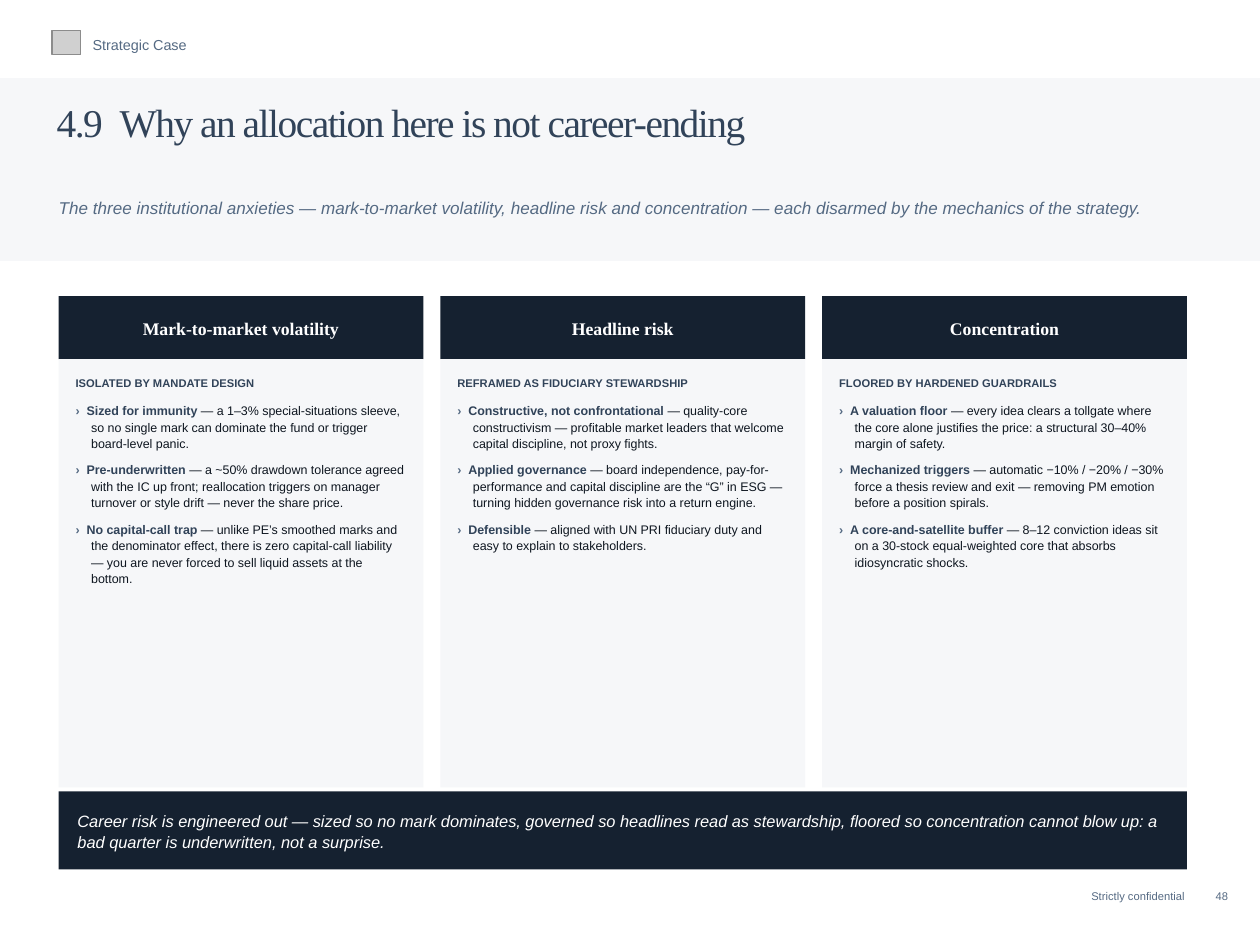
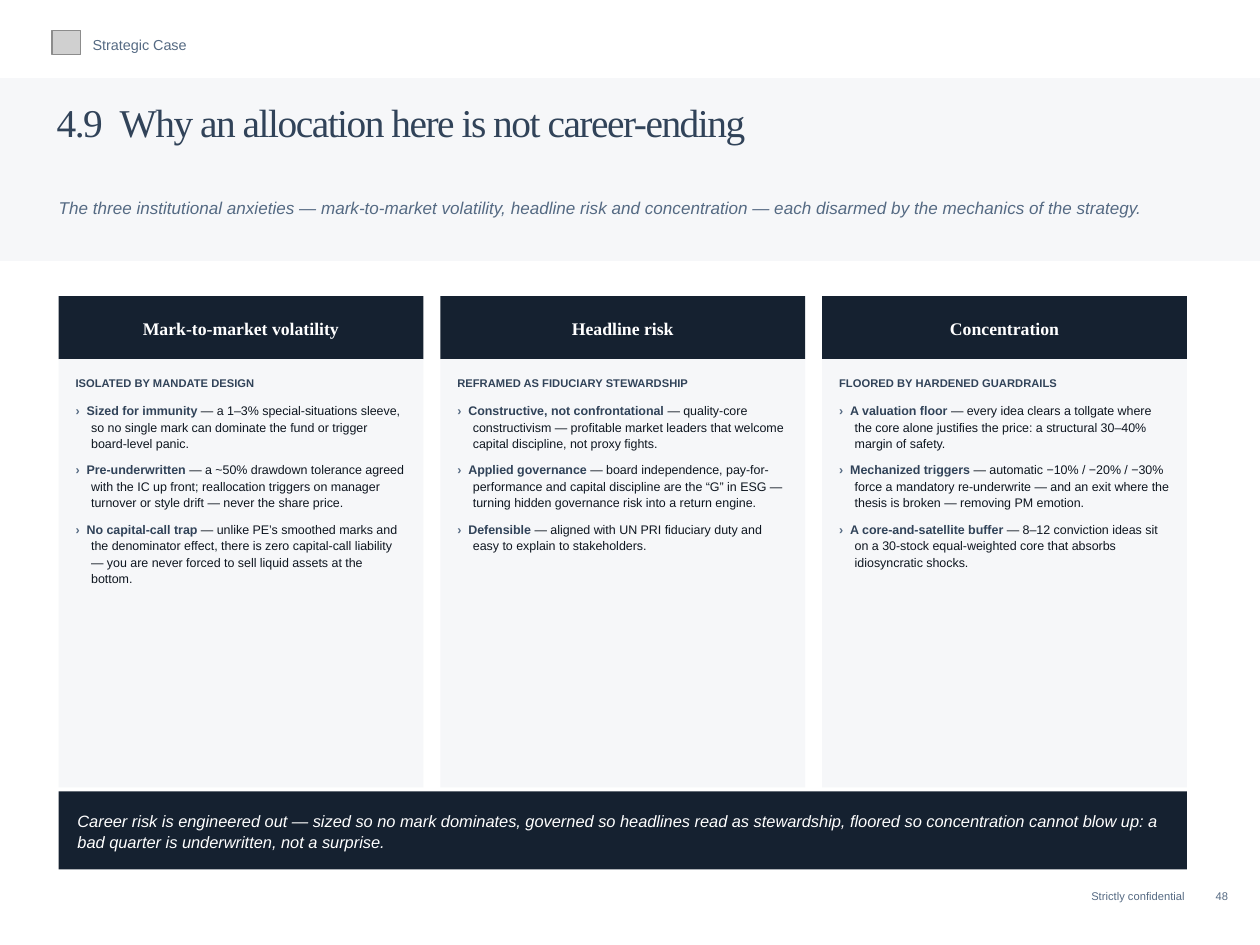
Before and after one commit to charette-lab/Claude, a slide deck: slide 51 of Athanase_Engaged_Ownership_Allocator_Deck.pptx. Drawn at 1260x945 pixels with LibreOffice and Linux fonts; fonts in the diff are those of the drawing; grey boxes stand for pictures. Boxes give left, top, right and bottom in pixels: in the first picture for what was removed or moved away, otherwise in the second. Text is boxed around its words. In the diff, an @@ line names an element or a change of style, - is before the commit and + after.

```diff
--- a/Athanase_Engaged_Ownership_Allocator_Deck.pptx
+++ b/Athanase_Engaged_Ownership_Allocator_Deck.pptx
@@ text at (x1=850, y1=465, x2=1169, y2=510): text changed @@
-› Mechanized triggers — automatic −10% / −20% / −30% force a thesis review and exit — removing PM emotion before a position spirals.
+› Mechanized triggers — automatic −10% / −20% / −30% force a mandatory re-underwrite — and an exit where the thesis is broken — removing PM emotion.
```
Also in this commit, not shown: 6 other slides changed, 1 other file.
